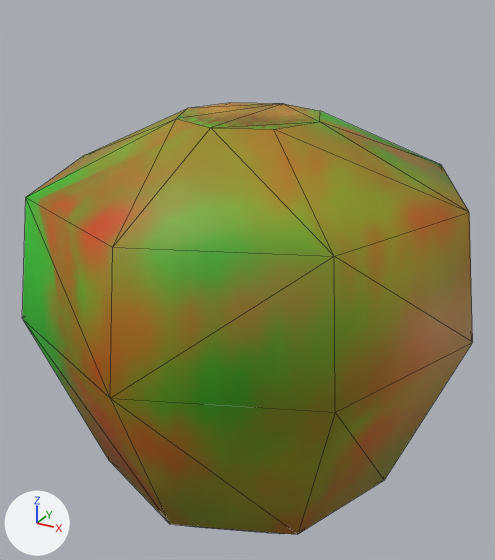
The OBJ model meshes/AppleLoResDisplayMesh.obj as it was, and as the next commit left it.
Both versions are drawn from a 50 mm camera at (0.686, -1.259, 0.657) aimed at (-0.003, -0.006, 0.03). Lighting does not change. The marker at lower left points along +X, +Y and +Z. Mesh edges are drawn as thin lines. Where no turn or scale is listed for an object, it has been applied to the vertices.

Names of what the first picture shows: 'LoResApple'.
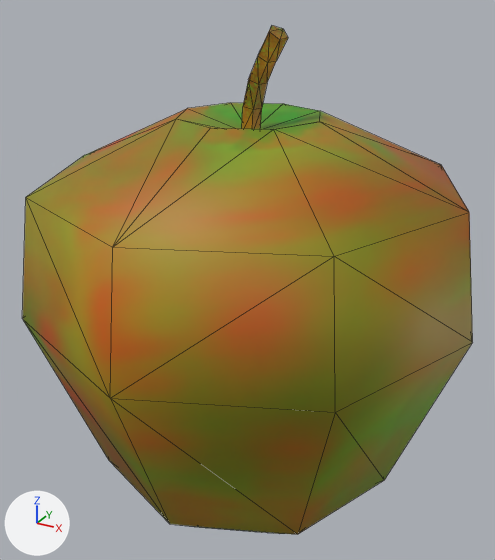
The change, as a list of edits to the scene's bpy script:
```text
Change me_loresapple:
    used by ob_loresapple; location = (0.0, 0.0, 0.0)
    remove me_loresapple.from_pydata(...)  # 40 vertices, 70 faces; spans x -0.5..0.5, y -0.5..0.5, z -0.5..0.4
    add me_loresapple.from_pydata(...)  # 66 vertices, 115 faces; spans x -0.5..0.5, y -0.5..0.5, z -0.5..0.576
    me_loresapple part 1: a new loose piece of 25 vertices spanning x -0.02..0.092, y -0.047..0.02, z 0.359..0.576, in mat_applematerial (picture img_loresapple_png)
    me_loresapple part 2
    8 faces are deleted
    1 vertex is added at (0.0, -0.002, 0.361)
    10 new faces join them
    me_loresapple part 3: 62 kept faces spanning x -0.5..0.5, y -0.5..0.5, z -0.5..0.4 get new texture (UV) coordinates
```

Pixel boxes (x1, y1, x2, y2) of what changed, in the pictures (495 x 560 px; the box of a moved part takes in the faces that stretch with it):
'LoResApple', reshaped (18% taller)
    before: (23, 103, 473, 534)
    after: (23, 26, 473, 534)
part 1 of me_loresapple, added (brown)
    after: (242, 26, 288, 129)
part 2 of me_loresapple, moved or reshaped
    both: (113, 103, 334, 256)
part 3 of me_loresapple, surface changed
    both: (23, 109, 471, 534)
